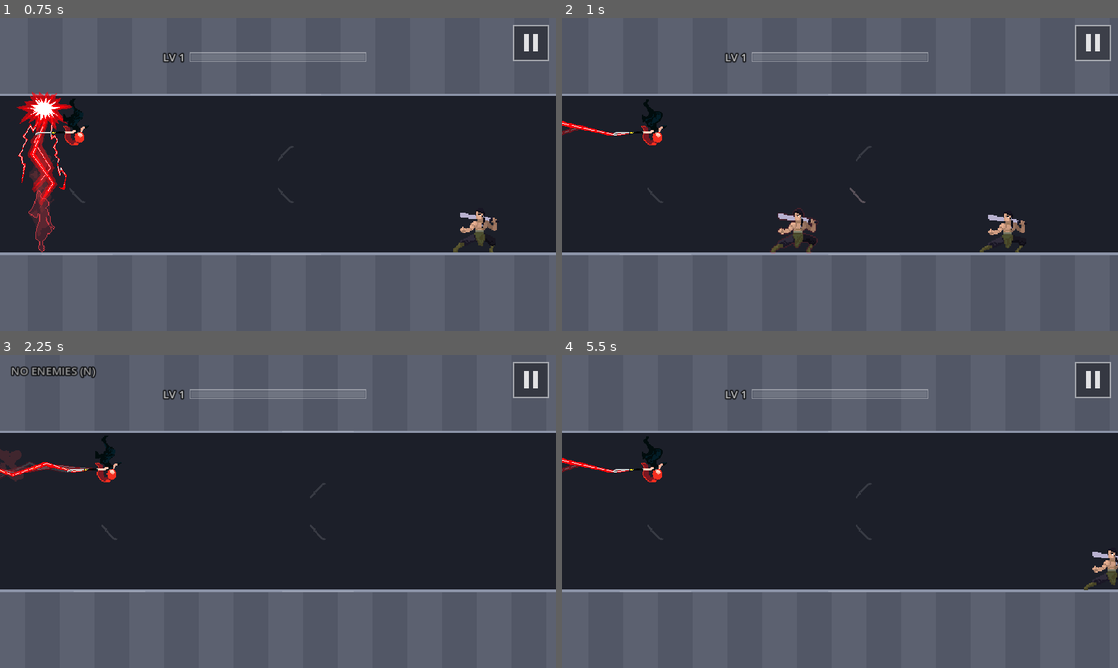
Above: before the commit, frames 1-4 (two rows, left to right).
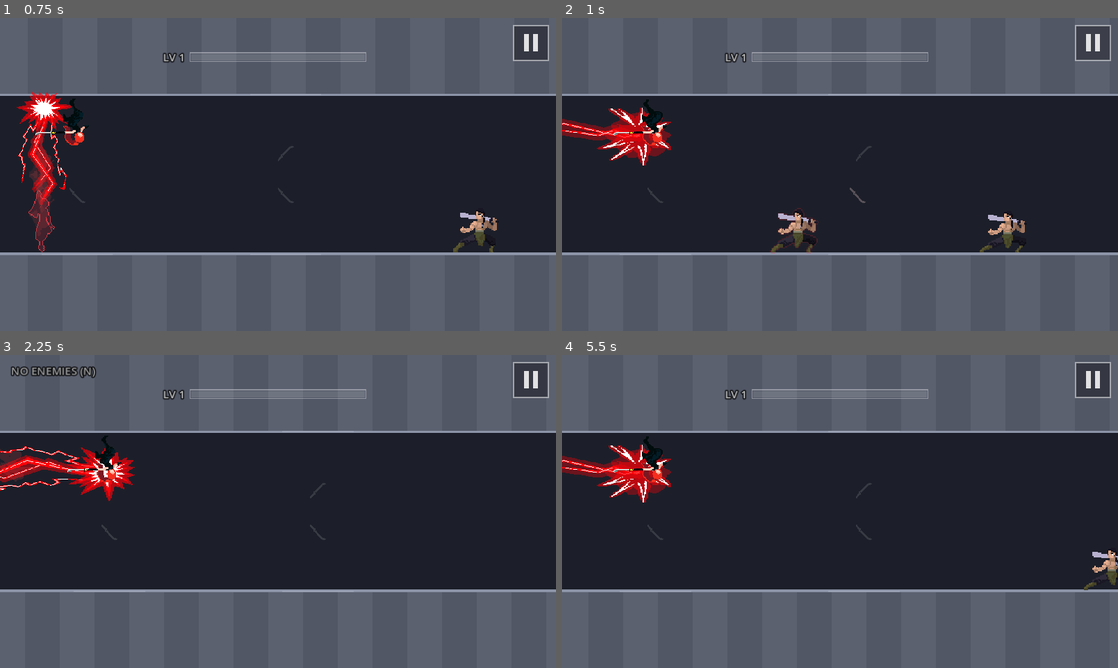
Above: after the commit, the same moments.

Repository: fredsbreads/game-off
Game: Godot game, scene res://scenes/main.tscn
The game is run twice, just before and just after one commit, with the same random seed, the same clock (stepped at 60 frames per second) and the same inputs.
Inputs (mouse positions are in pixels of both pictures, inside the frame that each line leads up to):
- Up to frame 1 (0.75 s): tap Enter at 0.5 s; move the mouse to (400, 158) at 0.52 s; hold K (tp_forward) from 0.53 s (still down); hold J (tp_vertical) from 0.53 s (still down); click (400, 158) at 0.67 s
- Up to frame 2 (1 s): keep holding K (tp_forward); keep holding J (tp_vertical)
- Up to frame 3 (2.25 s): move the mouse to (166, 527) at 1.27 s; release K (tp_forward) at 1.28 s; release J (tp_vertical) at 1.28 s; tap Shift at 1.35 s; move the mouse to (333, 442) at 2.02 s; hold K (tp_forward) from 2.03 s (still down); tap N at 2.1 s
- Up to frame 4 (5.5 s): move the mouse to (812, 574) at 2.77 s; tap J (tp_vertical) at 2.85 s; click (812, 574) at 2.92 s; move the mouse to (1006, 558) at 3.52 s; release K (tp_forward) at 3.53 s; hold Shift 3.53-4.28 s; move the mouse to (673, 464) at 4.27 s; tap N at 4.35 s; move the mouse to (867, 511) at 5.02 s; hold J (tp_vertical) from 5.03 s (still down); click (867, 511) at 5.17 s

Frame 1 is identical in both runs. In frame 2, 1.5% of the frame differs, in the area x 0-20%, y 28-48%; in frame 3, 1.5%, in the area x 0-25%, y 29-47%; in frame 4, 1.5%.

Commit message:
Forward and diagonal teleports get the same strike and landing burst as vertical

Diff:
--- a/scripts/main.gd
+++ b/scripts/main.gd
@@ -677,18 +677,15 @@
 	_teleport_sound.play()
 
 
-## The teleport's lightning: a thin bolt along the throw, a thick one when it
-## kills; across the rows, a strike that bursts where she lands.
-func _teleport_lightning(move: int, from: Vector2, to: Vector2, kills: bool) -> void:
-	if move == Rules.Move.VERTICAL:
-		var down := to.y > from.y
-		# The strike's burst sits near the bottom of its frame: put it on her.
-		var length := absf(to.y - from.y)
-		var sy := length / 200.0
-		var centre := Vector2(to.x, to.y + (-1.0 if down else 1.0) * (STRIKE_BURST_Y - 128.0) * sy)
-		fx.bolt(Fx.Bolt.STRIKE, centre, 0.0 if down else PI, Vector2(1.0, sy), 18.0)
-	else:
-		fx.bolt_between(Fx.Bolt.THICK if kills else Fx.Bolt.THIN, from, to, 1.3 if kills else 1.0)
+## The teleport's lightning, the same for every direction: a strike along the
+## throw that bursts where she lands.
+func _teleport_lightning(_move: int, from: Vector2, to: Vector2, _kills: bool) -> void:
+	var d := to - from
+	var sy := d.length() / 200.0
+	# The strike runs down its frame with the burst near the bottom: turn the
+	# frame's "down" to point along the throw and put the burst on her.
+	var centre := to - d.normalized() * (STRIKE_BURST_Y - 128.0) * sy
+	fx.bolt(Fx.Bolt.STRIKE, centre, d.angle() - PI / 2.0, Vector2(1.0, sy), 18.0)
 
 
 const STRIKE_BURST_Y := 215.0   # pixels down the STRIKE frame where its burst is
